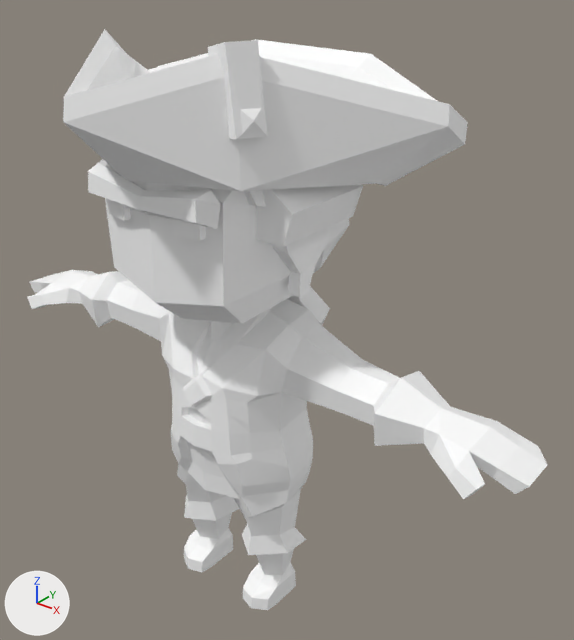
Renders of the glTF model assets/synty/characters_mini/models/SK_Pirates_EnglishSoldier_01.glb from each side of a commit.
Rendered twice from a 50 mm lens placed at (1.611, -1.71, 2.214), pointed at (0.149, 0.119, 1.081). Arrows for +X, +Y and +Z are at lower left; the lights stay in place.

In view in the first picture: 'SK_Pirates_EnglishSoldier_01'.
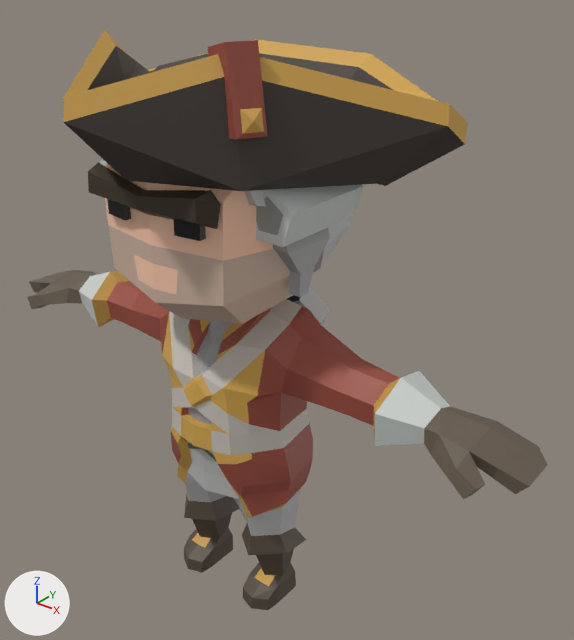
Changed parts and their boxes [x1, y1, x2, y2] in the pictures (574 x 640 px):
```json
{"object": "SK_Pirates_EnglishSoldier_01", "change": "surface changed", "before": [27, 29, 548, 610], "after": [27, 29, 548, 610]}
```

Scene script edits in JSON lines:
```json
{"op": "add", "block": "img_polygonminis_texture_01_a", "code": ["img_polygonminis_texture_01_a = load_image('PolygonMinis_Texture_01_A', '_unpacked/PolygonMinis_Texture_01_A', 1024, 1024, 'sRGB')"]}
{"op": "remove", "block": "mat_mini_chr287", "code": "mat_mini_chr287.base_color = (1.0, 1.0, 1.0)  # white #ffffff"}
{"op": "add", "block": "mat_mini_chr287", "code": "mat_mini_chr287.texture = img_polygonminis_texture_01_a"}
```
